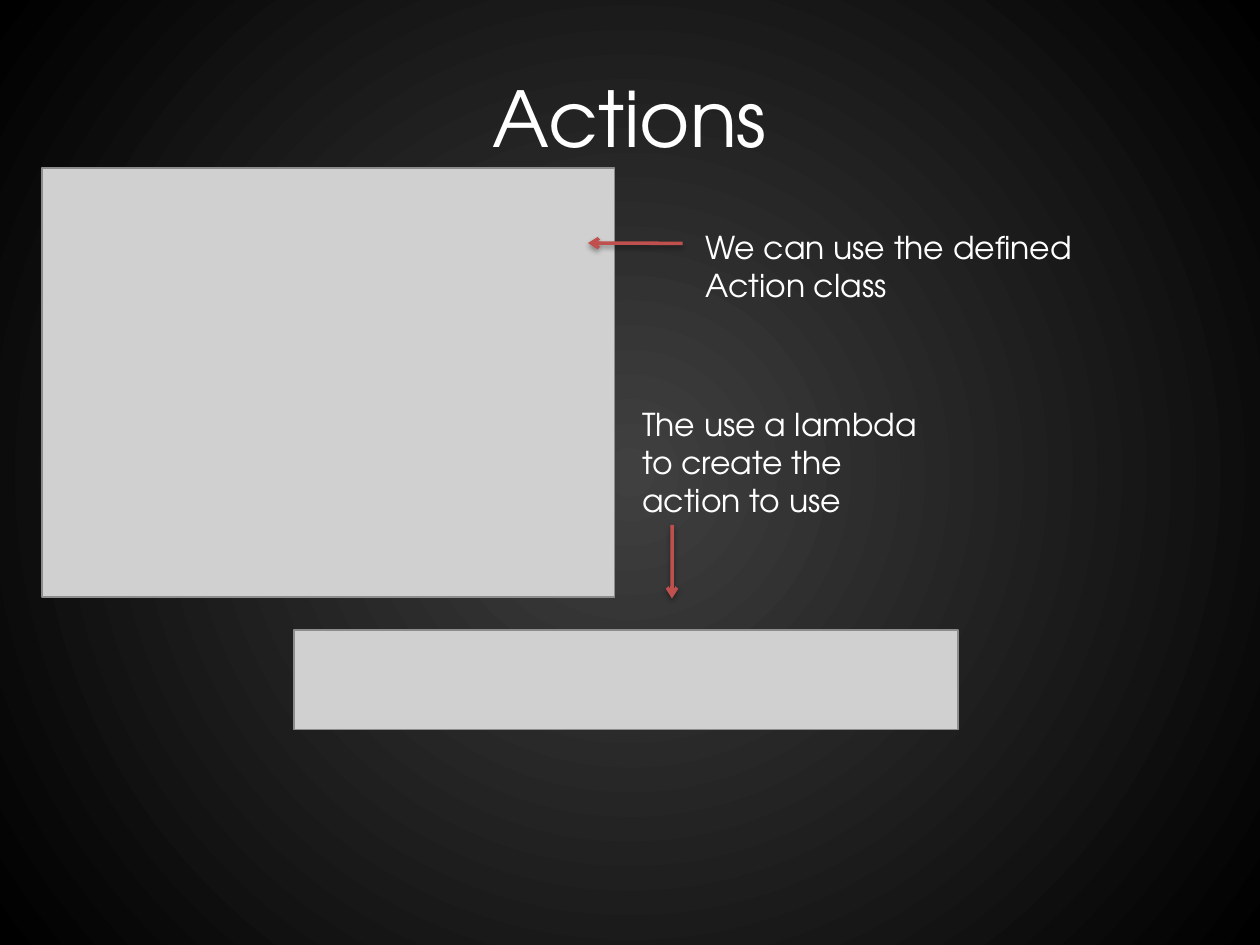
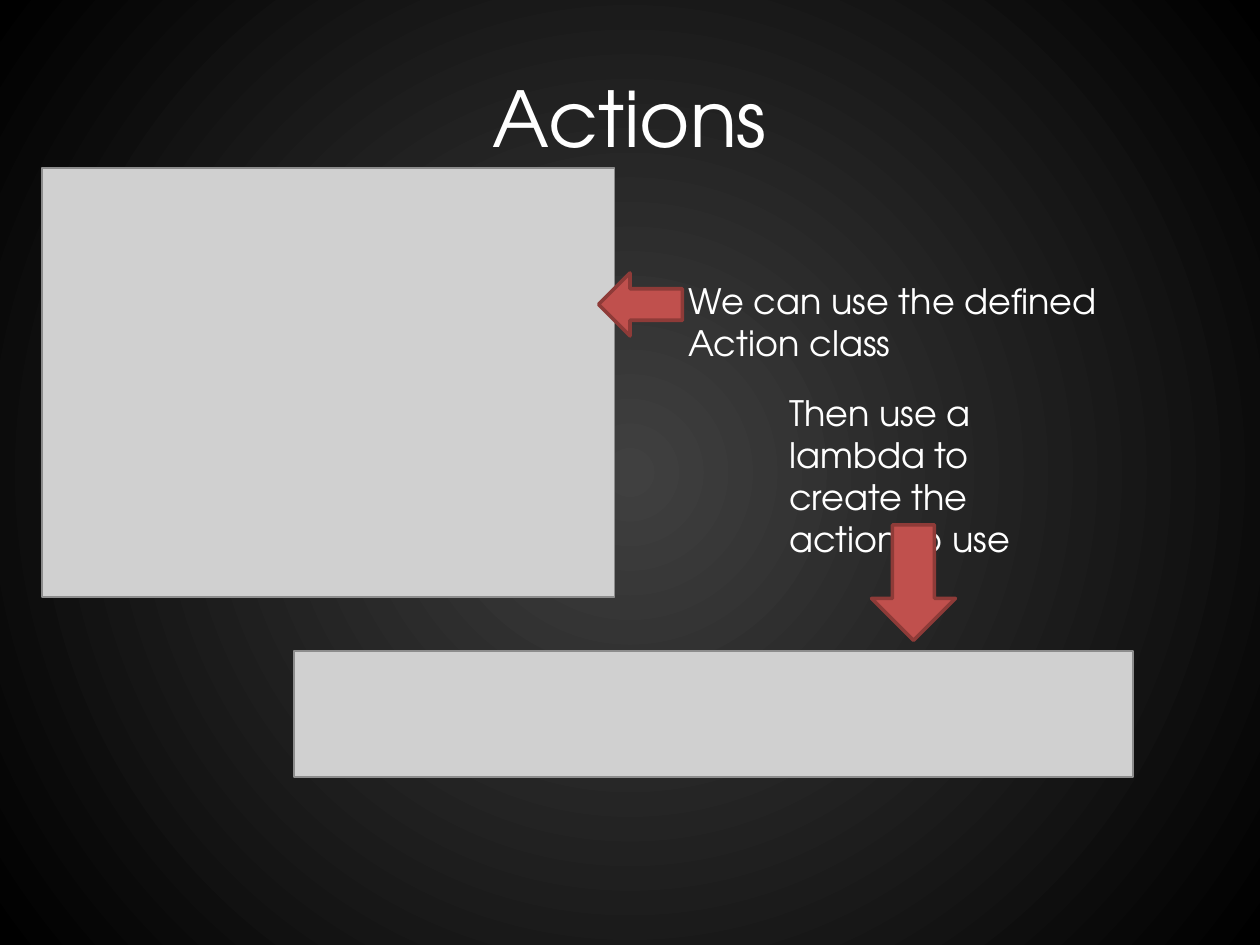
Before and after one commit to RookieOne/Evolve-Your-Code, a slide deck: slide 20 of EvolveYourCode.pptx (slide 15 before the commit). Drawn at 1260x945 pixels with LibreOffice and Linux fonts; fonts in the diff are those of the drawing; grey boxes stand for pictures. Boxes give left, top, right and bottom in pixels: in the first picture for what was removed or moved away, otherwise in the second. Text is boxed around its words. In the diff, an @@ line names an element or a change of style, - is before the commit and + after.

```diff
--- a/EvolveYourCode.pptx
+++ b/EvolveYourCode.pptx
@@ arrow removed from (683, 243) to (588, 243) @@
@@ right arrow added at (x1=598, y1=273, x2=683, y2=336), fill #C0504D, outline #8E3B39 2 pt @@
@@ text "We can use the defined ..." moved from (x1=705, y1=235, x2=1072, y2=298) to (x1=689, y1=288, x2=1097, y2=357) @@
@@ text "We can use the defined ..." at (x1=689, y1=288, x2=1097, y2=357): size 18 to 20 pt @@
@@ text at (x1=789, y1=400, x2=1011, y2=568): text changed; size 18 to 20 pt @@
-The use a lambda to create the action to use
+Then use a lambda to create the action to use
@@ arrow removed from (673, 525) to (672, 598) @@
@@ down arrow added at (x1=872, y1=525, x2=956, y2=641), fill #C0504D, outline #8E3B39 2 pt @@
@@ picture resized from (x1=294, y1=630, x2=958, y2=730) to (x1=294, y1=651, x2=1133, y2=777) @@
```
Also in this commit, not shown: 24 other slides changed, 33 slides added, 12 slides removed, 34 other files.
